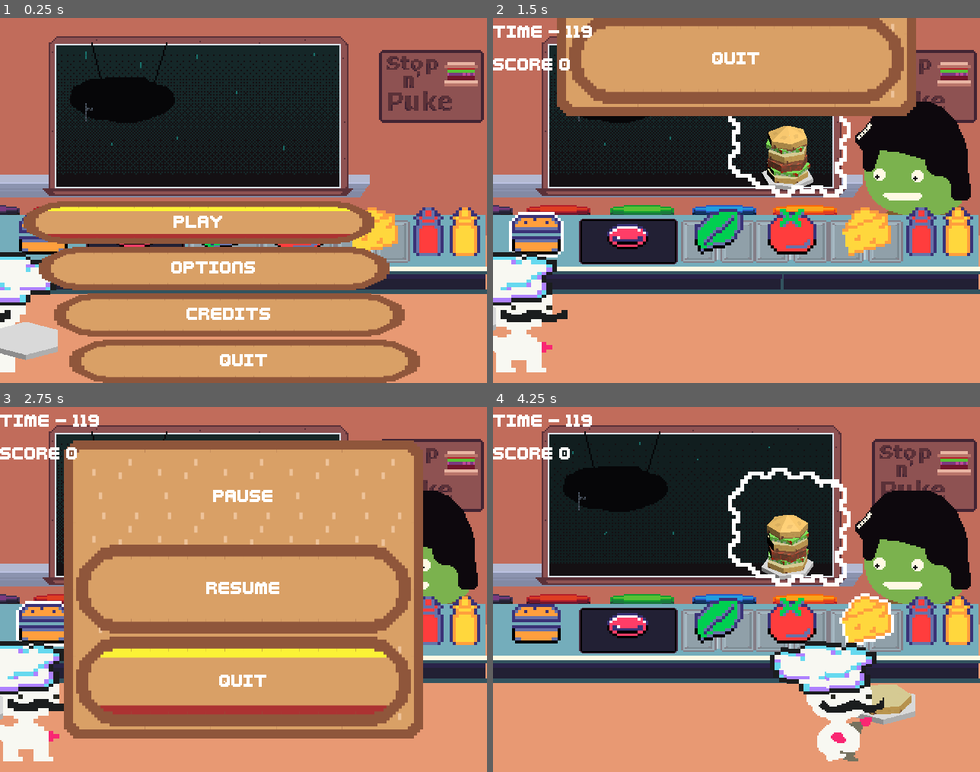
Above: before the commit, frames 1-4 (two rows, left to right).
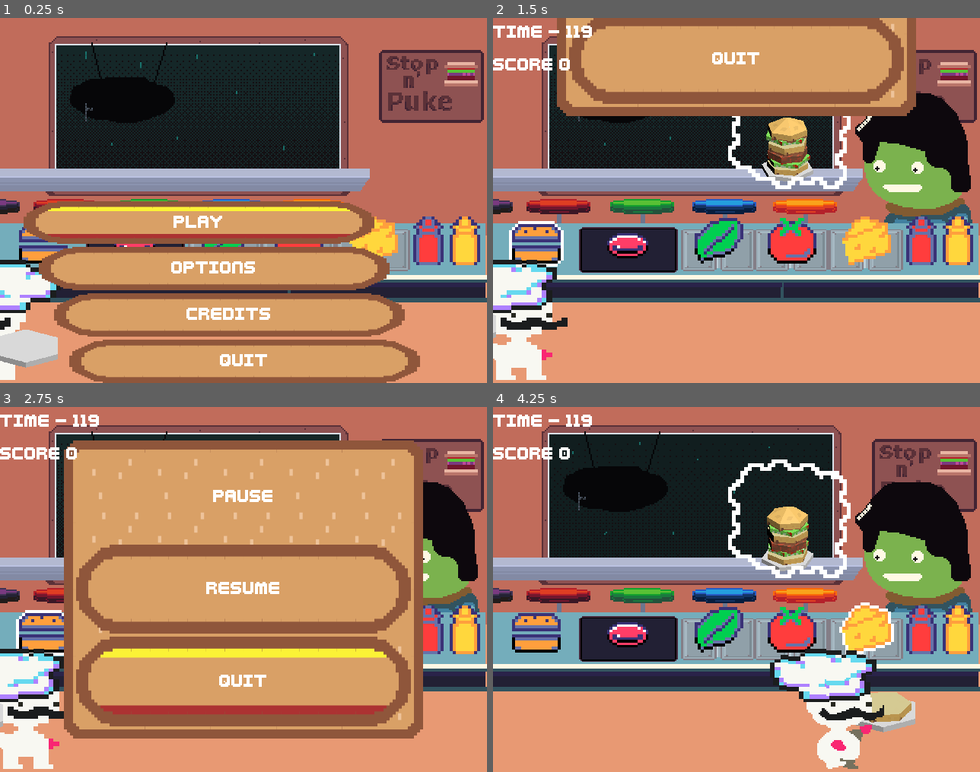
Above: after the commit, the same moments.

Repository: LettucePie/burgert
Game: Godot game, scene res://scenes/play.tscn
Two runs of this game, one before a commit and one after it. Both use one fixed random seed, a clock stepped at 60 frames per second and the inputs below.
Inputs:
- Up to frame 1 (0.25 s): no input
- Up to frame 2 (1.5 s): click "Play" at 0.5 s; tap Enter (menu) at 1.25 s; hold Right (right) from 1.28 s (still down); tap Z (confirm) at 1.35 s
- Up to frame 3 (2.75 s): release Right (right) at 2.03 s; hold Down (down) from 2.03 s (still down); tap C (special1) at 2.1 s
- Up to frame 4 (4.25 s): release Down (down) at 2.75 s; click "RESUME" at 2.75 s; hold Right (right) from 3.53 s (still down); tap Z (confirm) at 3.6 s

The runs differ from the first frame. In frame 1, 12% of the frame differs, in the area x 0-100%, y 41-100%; in frame 2, 28%; in frame 3, 7.4%; in frame 4, 29%, in the area x 0-100%, y 14-100%.

Commit message:
adjust positioning of kitchen stuff

Diff:
--- a/scenes/game/game.tscn
+++ b/scenes/game/game.tscn
@@ -44,7 +44,7 @@
 texture_mode = 1
 
 [node name="chef" parent="." instance=ExtResource("2_go7ox")]
-position = Vector2(0, 370)
+position = Vector2(0, 380)
 
 [node name="hud" parent="." instance=ExtResource("3_wdtco")]
 z_index = 1
--- a/scenes/game/kitchen_a.tscn
+++ b/scenes/game/kitchen_a.tscn
@@ -1,17 +1,19 @@
-[gd_scene load_steps=62 format=3 uid="uid://cb2lak3w8b1s8"]
+[gd_scene load_steps=64 format=3 uid="uid://cb2lak3w8b1s8"]
 
 [ext_resource type="Script" path="res://scenes/game/kitchen.gd" id="1_737en"]
 [ext_resource type="PackedScene" uid="uid://d3ew6f33rvhla" path="res://scenes/game/burger_portal.tscn" id="2_ng540"]
-[ext_resource type="Texture2D" uid="uid://bn6ct21nq5buc" path="res://assets/sprites/game/kitchen/Restaurant_2_bg.png" id="3_28wba"]
 [ext_resource type="Script" path="res://scenes/game/customer.gd" id="3_488ky"]
 [ext_resource type="Script" path="res://scenes/game/workstation.gd" id="3_ualts"]
+[ext_resource type="Texture2D" uid="uid://jwnkfxgvx81d" path="res://assets/sprites/game/kitchen/kitchen_bg.png" id="3_wcp2b"]
 [ext_resource type="SpriteFrames" uid="uid://e64v81dublgv" path="res://assets/resources/sprites/kitchen/missing_burger_frames.tres" id="4_3psbk"]
 [ext_resource type="Texture2D" uid="uid://q1ab3x30ngjg" path="res://assets/resources/sprites/ingredients/bun.tres" id="5_er5ok"]
 [ext_resource type="SpriteFrames" uid="uid://di6fbw0pgmqfi" path="res://assets/resources/sprites/kitchen/kitchen_window_spriteframes.tres" id="5_hgtvl"]
 [ext_resource type="Texture2D" uid="uid://dephh5h80edxg" path="res://assets/sprites/game/customers/customers__1.png" id="5_jd2jh"]
 [ext_resource type="Script" path="res://classes/ViewportTextureSmart.gd" id="6_b3mif"]
 [ext_resource type="SpriteFrames" uid="uid://8n3ejah1lcnb" path="res://assets/resources/sprites/kitchen/kitchen_sign_spriteframes.tres" id="6_sosdx"]
+[ext_resource type="Texture2D" uid="uid://bae5v51mhtdfs" path="res://assets/sprites/game/kitchen/Restaurant_stools.png" id="6_u0xpl"]
 [ext_resource type="Texture2D" uid="uid://glehc4nentpm" path="res://assets/resources/sprites/ingredients/bun_highlight.tres" id="6_xprxa"]
+[ext_resource type="Texture2D" uid="uid://btbmo03ysvsw0" path="res://assets/sprites/game/kitchen/Restaurant_stopnpuke_sign.png" id="7_dfeum"]
 [ext_resource type="Texture2D" uid="uid://d3vxhubsue53l" path="res://assets/sprites/ui/order-thought-cloud1.png" id="7_nq4e3"]
 [ext_resource type="Texture2D" uid="uid://bro1j5oa72kh5" path="res://assets/resources/sprites/ingredients/meat.tres" id="8_42nsw"]
 [ext_resource type="Texture2D" uid="uid://h8p8acm8qmp5" path="res://assets/sprites/game/customers/customers__2.png" id="9_62i65"]
@@ -93,7 +95,7 @@
 [node name="bg" type="Sprite2D" parent="."]
 position = Vector2(320, 240)
 scale = Vector2(2, 2)
-texture = ExtResource("3_28wba")
+texture = ExtResource("3_wcp2b")
 
 [node name="window_anim" type="AnimatedSprite2D" parent="."]
 position = Vector2(320, 240)
@@ -109,6 +111,16 @@
 animation = &"sign"
 autoplay = "sign"
 
+[node name="wall_stools" type="Sprite2D" parent="."]
+position = Vector2(320, 232)
+scale = Vector2(2, 2)
+texture = ExtResource("6_u0xpl")
+
+[node name="stopnpuke" type="Sprite2D" parent="."]
+position = Vector2(320, 240)
+scale = Vector2(2, 2)
+texture = ExtResource("7_dfeum")
+
 [node name="splat" type="AnimatedSprite2D" parent="."]
 visible = false
 position = Vector2(320, 240)
@@ -119,7 +131,7 @@
 [node name="customers" type="Node2D" parent="."]
 
 [node name="Tommy" type="Node2D" parent="customers" node_paths=PackedStringArray("burger_portal_sprite", "sound_player", "left_area", "right_area")]
-position = Vector2(0, 70)
+position = Vector2(0, 59)
 script = ExtResource("3_488ky")
 customer_name = "Tommy"
 orders = Array[PackedStringArray]([PackedStringArray("Bun", "Lettuce", "Bun Top"), PackedStringArray("Bun", "Meat", "Lettuce", "Lettuce", "Bun Top"), PackedStringArray("Bun", "Lettuce", "Meat", "Bun", "Lettuce", "Bun Top")])
@@ -154,7 +166,7 @@
 position = Vector2(632, 114)
 
 [node name="Teddy" type="Node2D" parent="customers" node_paths=PackedStringArray("burger_portal_sprite", "sound_player", "left_area", "right_area")]
-position = Vector2(0, 70)
+position = Vector2(0, 59)
 script = ExtResource("3_488ky")
 customer_name = "Teddy"
 orders = Array[PackedStringArray]([PackedStringArray("Bun", "Cheese", "Tomato", "Bun Top"), PackedStringArray("Bun", "Cheese", "Cheese", "Bun Top"), PackedStringArray("Bun", "Tomato", "Cheese", "Tomato", "Cheese", "Cheese", "Bun Top")])
@@ -189,7 +201,7 @@
 position = Vector2(540, 28)
 
 [node name="Ted" type="Node2D" parent="customers" node_paths=PackedStringArray("burger_portal_sprite", "sound_player", "left_area", "right_area")]
-position = Vector2(0, 70)
+position = Vector2(0, 59)
 script = ExtResource("3_488ky")
 customer_name = "Ted"
 orders = Array[PackedStringArray]([PackedStringArray("Bun", "Meat", "Bun Top"), PackedStringArray("Bun", "Meat", "Cheese", "Meat", "Bun Top"), PackedStringArray("Bun", "Meat", "Bun", "Meat", "Bun", "Meat", "Bun Top")])
@@ -225,7 +237,7 @@
 position = Vector2(176, 60)
 
 [node name="Al" type="Node2D" parent="customers" node_paths=PackedStringArray("burger_portal_sprite", "sound_player", "left_area", "right_area")]
-position = Vector2(0, 70)
+position = Vector2(0, 59)
 script = ExtResource("3_488ky")
 customer_name = "Al"
 orders = Array[PackedStringArray]([PackedStringArray("Bun", "Meat", "Bun Top"), PackedStringArray("Bun", "Meat", "Ketchup", "Bun Top"), PackedStringArray("Bun", "Meat", "Mustard", "Bun Top")])
@@ -261,7 +273,7 @@
 position = Vector2(412, 160)
 
 [node name="Emo" type="Node2D" parent="customers" node_paths=PackedStringArray("burger_portal_sprite", "sound_player", "left_area", "right_area")]
-position = Vector2(0, 70)
+position = Vector2(0, 59)
 script = ExtResource("3_488ky")
 customer_name = "Emo"
 orders = Array[PackedStringArray]([PackedStringArray("Lettuce", "Lettuce", "Tomato", "Lettuce", "Bun Top"), PackedStringArray("Lettuce", "Cheese", "Ketchup", "Bun", "Lettuce"), PackedStringArray("Tomato", "Ketchup", "Tomato", "Ketchup", "Tomato")])
@@ -296,7 +308,7 @@
 position = Vector2(488, 124)
 
 [node name="Karen" type="Node2D" parent="customers" node_paths=PackedStringArray("burger_portal_sprite", "sound_player", "left_area", "right_area")]
-position = Vector2(0, 70)
+position = Vector2(0, 59)
 script = ExtResource("3_488ky")
 customer_name = "Karen"
 orders = Array[PackedStringArray]([PackedStringArray("Bun", "Meat", "Cheese", "Tomato", "Bun Top"), PackedStringArray("Bun", "Meat", "Cheese", "Ketchup", "Mustard", "Bun Top"), PackedStringArray("Bun", "Meat", "Cheese", "Lettuce", "Tomato", "Ketchup", "Mustard", "Bun Top")])
@@ -331,7 +343,7 @@
 position = Vector2(512, 140)
 
 [node name="Patient" type="Node2D" parent="customers" node_paths=PackedStringArray("burger_portal_sprite", "sound_player", "left_area", "right_area")]
-position = Vector2(0, 70)
+position = Vector2(0, 59)
 script = ExtResource("3_488ky")
 customer_name = "Patient"
 orders = Array[PackedStringArray]([PackedStringArray("Cheese", "Cheese", "Cheese", "Cheese", "Lettuce"), PackedStringArray("Bun", "Cheese", "Bun Top"), PackedStringArray("Bun", "Cheese", "Meat", "Cheese", "Lettuce", "Cheese", "Tomato", "Cheese", "Bun Top")])
@@ -367,7 +379,7 @@
 position = Vector2(468, 172)
 
 [node name="Mustard" type="Node2D" parent="customers" node_paths=PackedStringArray("burger_portal_sprite", "sound_player", "left_area", "right_area")]
-position = Vector2(0, 70)
+position = Vector2(0, 59)
 script = ExtResource("3_488ky")
 customer_name = "Mustard"
 orders = Array[PackedStringArray]([PackedStringArray("Bun", "Mustard", "Mustard", "Mustard", "Mustard"), PackedStringArray("Mustard", "Mustard", "Mustard"), PackedStringArray("Bun", "Mustard", "Meat", "Mustard", "Mustard", "Mustard", "Mustard", "Bun", "Mustard")])
@@ -403,7 +415,7 @@
 position = Vector2(636, 104)
 
 [node name="Dancer" type="Node2D" parent="customers" node_paths=PackedStringArray("burger_portal_sprite", "sound_player", "left_area", "right_area")]
-position = Vector2(0, 70)
+position = Vector2(0, 59)
 script = ExtResource("3_488ky")
 customer_name = "Dancer"
 orders = Array[PackedStringArray]([PackedStringArray("Bun", "Meat", "Bun Top"), PackedStringArray("Bun", "Meat", "Bun", "Meat", "Bun Top"), PackedStringArray("Lettuce")])
@@ -439,7 +451,7 @@
 position = Vector2(176, 116)
 
 [node name="Punk" type="Node2D" parent="customers" node_paths=PackedStringArray("burger_portal_sprite", "sound_player", "left_area", "right_area")]
-position = Vector2(0, 70)
+position = Vector2(0, 59)
 script = ExtResource("3_488ky")
 customer_name = "Punk"
 orders = Array[PackedStringArray]([PackedStringArray("Bun", "Cheese", "Cheese", "Ketchup", "Ketchup", "Bun Top"), Packe …(185 unchanged characters)…
@@ -475,7 +487,7 @@
 position = Vector2(576, 108)
 
 [node name="Toad" type="Node2D" parent="customers" node_paths=PackedStringArray("burger_portal_sprite", "sound_player", "left_area", "right_area")]
-position = Vector2(0, 70)
+position = Vector2(0, 59)
 script = ExtResource("3_488ky")
 customer_name = "Toad"
 orders = Array[PackedStringArray]([PackedStringArray("Bun", "Bun Top"), PackedStringArray("Meat", "Meat"), PackedStringArray("Cheese", "Cheese"), PackedStringArray("Ketchup", "Mustard"), PackedStringArray("Lettuce", "Tomato")])
@@ -514,7 +526,7 @@
 position = Vector2(316, 116)
 
 [node name="Persistant" type="Node2D" parent="customers" node_paths=PackedStringArray("burger_portal_sprite", "sound_player", "left_area", "right_area")]
-position = Vector2(0, 70)
+position = Vector2(0, 59)
 script = ExtResource("3_488ky")
 customer_name = "Persistant"
 orders = Array[PackedStringArray]([PackedStringArray("Bun", "Meat", "Bun Top")])
@@ -550,7 +562,7 @@
 position = Vector2(420, 100)
 
 [node name="Anxiety" type="Node2D" parent="customers" node_paths=PackedStringArray("burger_portal_sprite", "sound_player", "left_area", "right_area")]
-position = Vector2(0, 70)
+position = Vector2(0, 59)
 script = ExtResource("3_488ky")
 customer_name = "Anxiety"
 orders = Array[PackedStringArray]([PackedStringArray("Bun", "Bun Top")])
@@ -599,7 +611,7 @@
 texture = ExtResource("37_iktmn")
 
 [node name="counter" type="Sprite2D" parent="background_1"]
-position = Vector2(320, 311)
+position = Vector2(320, 322)
 scale = Vector2(2, 2)
 texture = ExtResource("38_3w3u7")
 
@@ -610,29 +622,29 @@
 texture = ExtResource("39_wk6ax")
 
 [node name="grill" type="Sprite2D" parent="background_1"]
-position = Vector2(178, 294)
+position = Vector2(178, 305.25)
 scale = Vector2(1.72857, 1.72857)
 texture = ExtResource("40_4v1tc")
 
 [node name="alcove" type="Sprite2D" parent="background_1"]
-position = Vector2(296.079, 294)
+position = Vector2(296.079, 305.25)
 scale = Vector2(2.57481, 1.72857)
 texture = ExtResource("41_7gis0")
 
 [node name="alcove2" type="Sprite2D" parent="background_1"]
-position = Vector2(392, 294)
+position = Vector2(392, 305.25)
 scale = Vector2(2.57481, 1.72857)
 texture = ExtResource("41_7gis0")
 
 [node name="alcove3" type="Sprite2D" parent="background_1"]
-position = Vector2(490, 294)
+position = Vector2(490, 305.25)
 scale = Vector2(2.57481, 1.72857)
 texture = ExtResource("41_7gis0")
 
 [node name="background_2" type="Node2D" parent="."]
 
 [node name="workstation_bun" type="Area2D" parent="background_2" node_paths=PackedStringArray("highlight") groups=["Workstation"]]
-position = Vector2(57, 337)
+position = Vector2(57, 349)
 scale = Vector2(2, 2)
 script = ExtResource("3_ualts")
 ingredient = "Bun"
@@ -651,7 +663,7 @@
 texture = ExtResource("6_xprxa")
 
 [node name="workstation_meat" type="Area2D" parent="background_2" node_paths=PackedStringArray("highlight") groups=["Workstation"]]
-position = Vector2(177, 321)
+position = Vector2(177, 333)
 scale = Vector2(2, 2)
 script = ExtResource("3_ualts")
 ingredient = "Meat"
@@ -670,7 +682,7 @@
 texture = ExtResource("9_lqetf")
 
 [node name="workstation_lettuce" type="Area2D" parent="background_2" node_paths=PackedStringArray("highlight") groups=["Workstation"]]
-position = Vector2(297, 337)
+position = Vector2(297, 349)
 scale = Vector2(2, 2)
 script = ExtResource("3_ualts")
 highlight = NodePath("ingredient_sprite/highlight")
@@ -688,7 +700,7 @@
 texture = ExtResource("11_r8857")
 
 [node name="workstation_tomato" type="Area2D" parent="background_2" node_paths=PackedStringArray("highlight") groups=["Workstation"]]
-position = Vector2(393, 337)
+position = Vector2(393, 349)
 scale = Vector2(2, 2)
 script = ExtResource("3_ualts")
 ingredient = "Tomato"
@@ -707,7 +719,7 @@
 texture = ExtResource("13_x2inu")
 
 [node name="workstation_cheese" type="Area2D" parent="background_2" node_paths=PackedStringArray("highlight") groups=["Workstation"]]
-position = Vector2(491, 337)
+position = Vector2(491, 349)
 scale = Vector2(2, 2)
 script = ExtResource("3_ualts")
 ingredient = "Cheese"
@@ -726,7 +738,7 @@
 texture = ExtResource("15_bm1ut")
 
 [node name="workstation_ketchup" type="Area2D" parent="background_2" node_paths=PackedStringArray("highlight") groups=["Workstation"]]
-position = Vector2(563, 337)
+position = Vector2(563, 349)
 scale = Vector2(2, 2)
 script = ExtResource("3_ualts")
 ingredient = "Ketchup"
@@ -745,7 +757,7 @@
 texture = ExtResource("17_8eli0")
 
 [node name="workstation_mustard" type="Area2D" parent="background_2" node_paths=PackedStringArray("highlight") groups=["Workstation"]]
-position = Vector2(611, 337)
+position = Vector2(611, 349)
 scale = Vector2(2, 2)
 script = ExtResource("3_ualts")
 ingredient = "Mustard"
Binary file changed: assets/sprites/game/kitchen/Restaurant.aseprite
Binary file removed: assets/sprites/game/kitchen/Restaurant_2.aseprite
